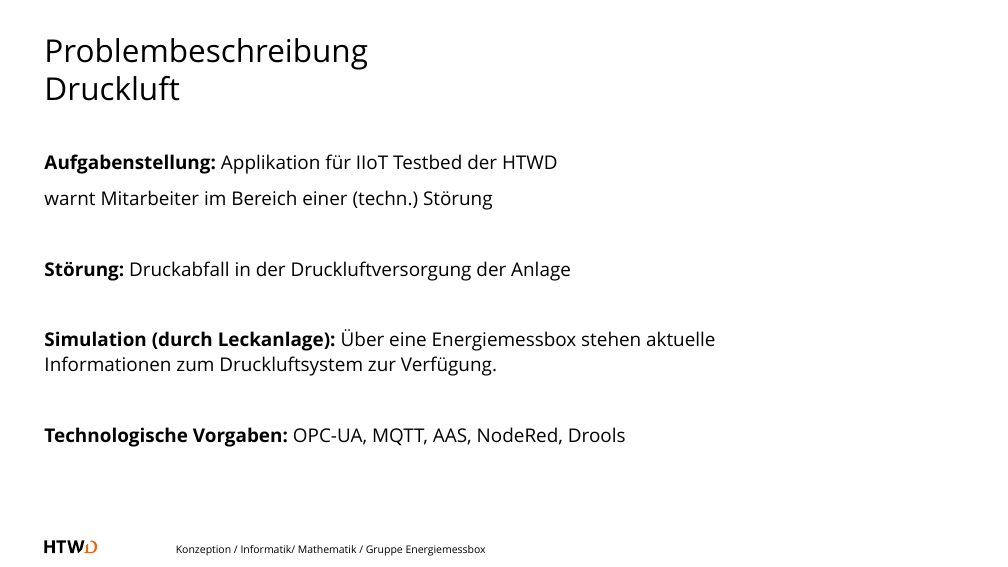
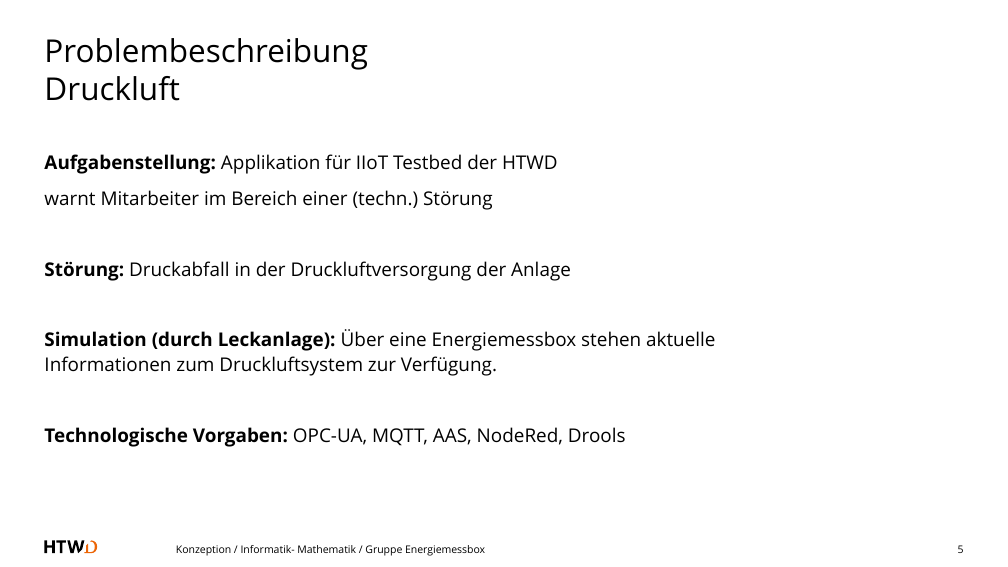
Before and after one commit to a-schulz/bpa-energiemessbox, a slide deck: slide 5 of praesentation.odp (slide 3 before the commit). Drawn at 1008x567 pixels with LibreOffice and Linux fonts; fonts in the diff are those of the drawing. Boxes give left, top, right and bottom in pixels: in the first picture for what was removed or moved away, otherwise in the second. Text is boxed around its words. In the diff, an @@ line names an element or a change of style, - is before the commit and + after.

```diff
--- a/praesentation.odp
+++ b/praesentation.odp
@@ text at [176,545,485,556]: text changed @@
-Konzeption / Informatik/ Mathematik / Gruppe Energiemessbox
+Konzeption / Informatik- Mathematik / Gruppe Energiemessbox
@@ page number added at [958,545,964,553], 10 pt, text #000000 @@
+5
```
Also in this commit, not shown: 11 other slides changed, 3 slides added, 1 slide removed.
